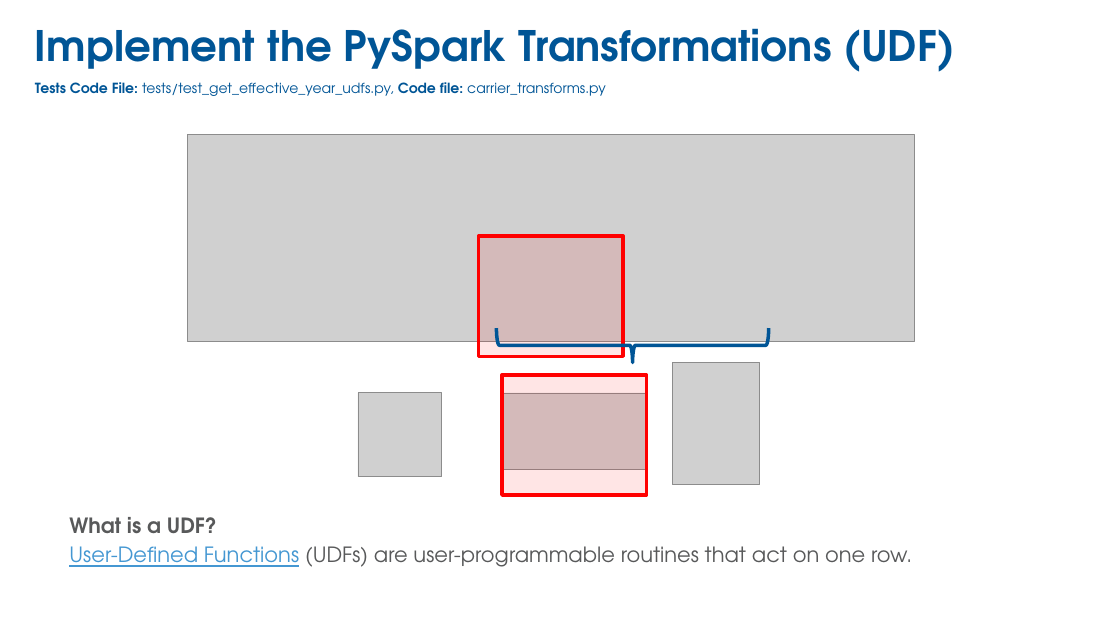
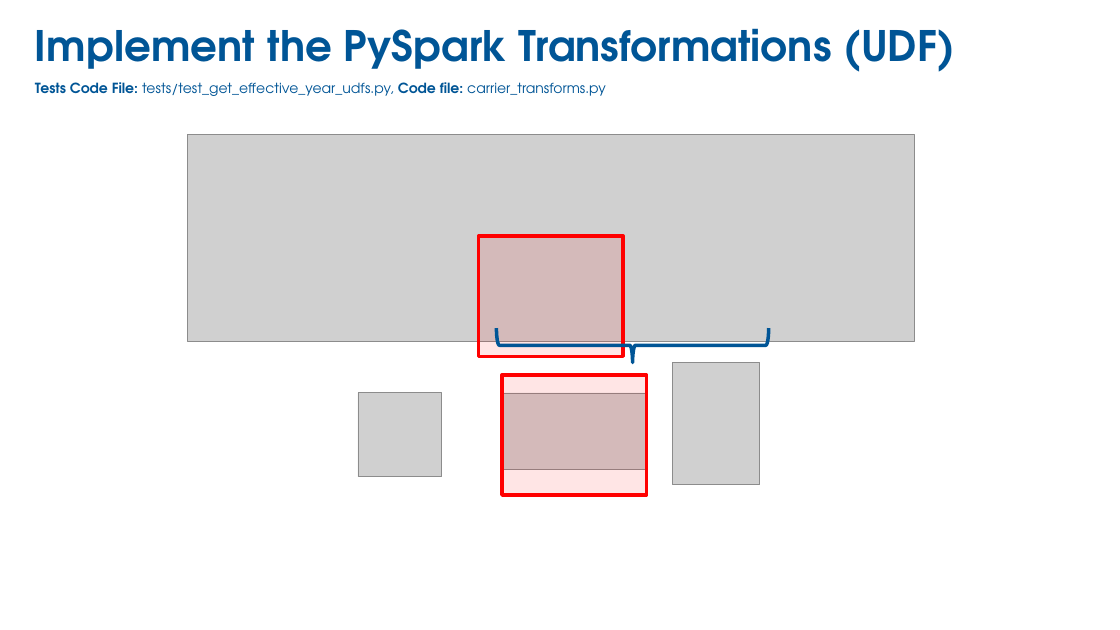
Before and after one commit to donaldsawyer/tdde-py-pyspark, a slide deck: slide 19 of tdde-py-pyspark-glue-docker-vscode.pptx (slide 18 before the commit). Drawn at 1120x630 pixels with LibreOffice and Linux fonts; fonts in the diff are those of the drawing; grey boxes stand for pictures; background and template pictures are left out. Boxes give left, top, right and bottom in pixels: in the first picture for what was removed or moved away, otherwise in the second. Text is boxed around its words. In the diff, an @@ line names an element or a change of style, - is before the commit and + after.

```diff
--- a/tdde-py-pyspark-glue-docker-vscode.pptx
+++ b/tdde-py-pyspark-glue-docker-vscode.pptx
@@ text removed at box(69, 517, 912, 567) @@
-What is a UDF?
-User-Defined Functions (UDFs) are user-programmable routines that act on one row.
```
Also in this commit, not shown: 6 other slides changed, 11 slides added, 1 slide removed, 5 other files.
